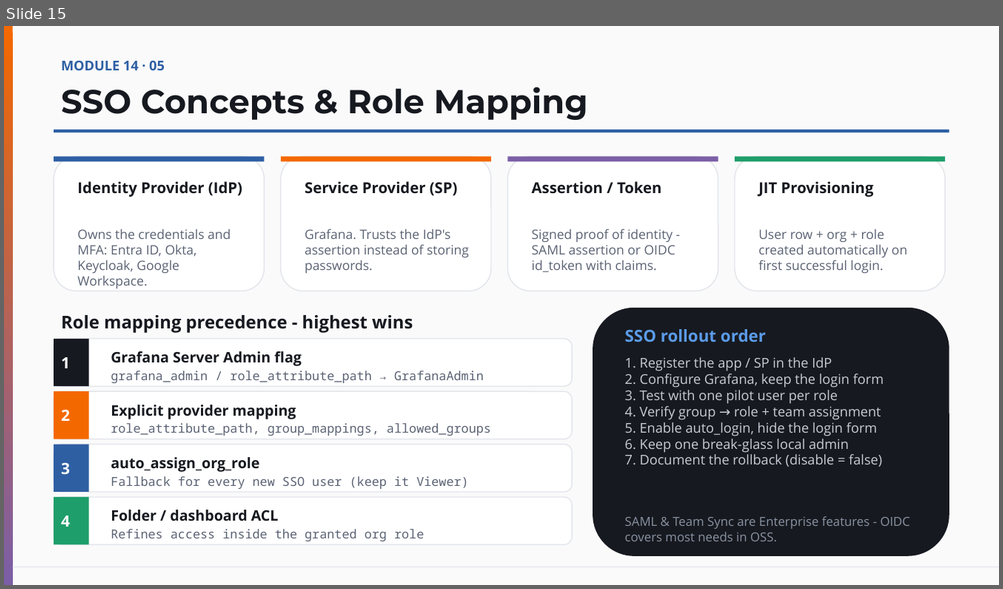
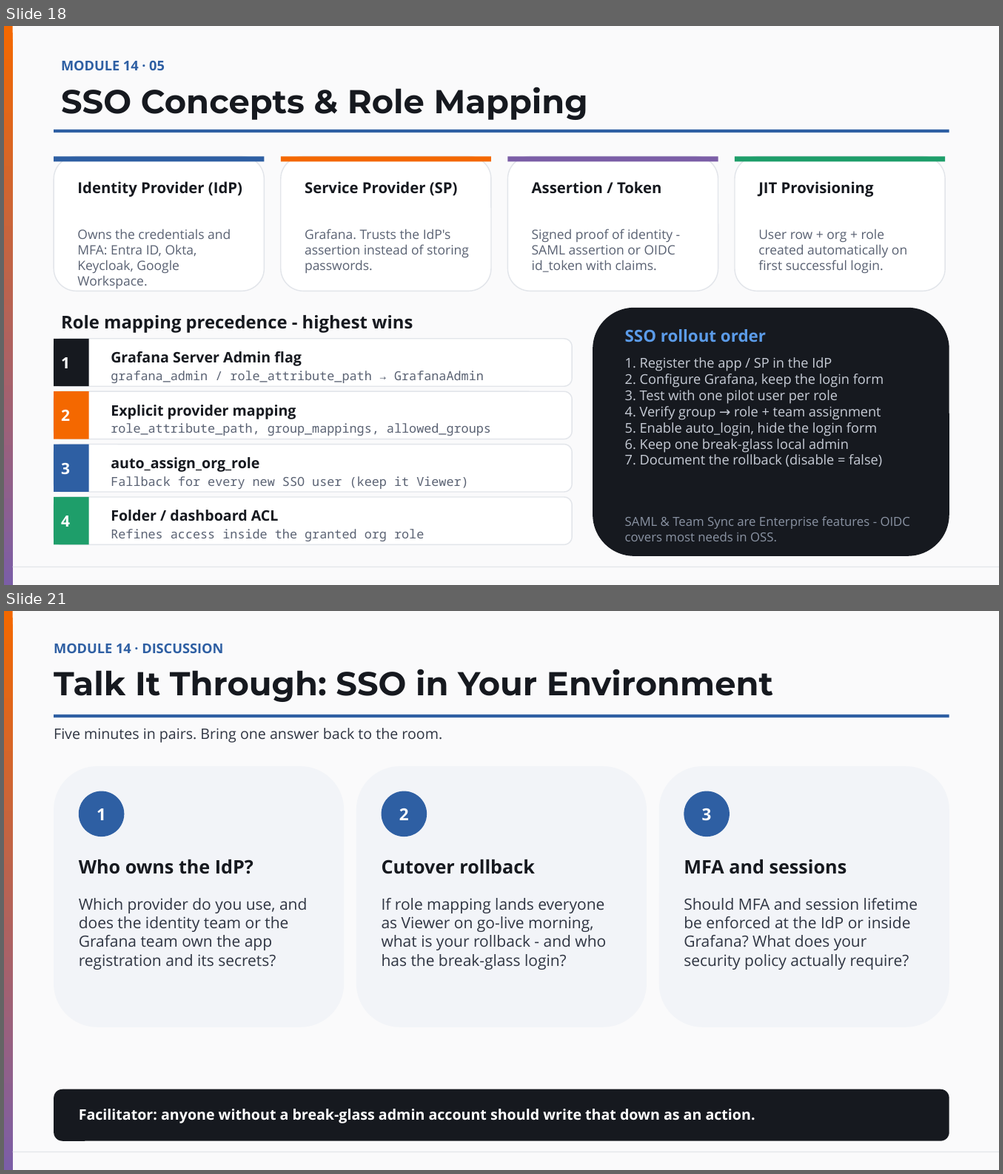
Before and after one commit to vikash-verma-profile/garfana-August-2026, a slide deck: Day-4/Day-4.pptx. Shown one above the other, each under a label of ours: slide 15 before the commit, slides 18 and 21 after it; the slides between them are not shown. The pictures are 1003x589 and 1003x1174 pixels, drawn with LibreOffice and Linux fonts; fonts in the diff are those of the drawing. Boxes give left, top, right and bottom in pixels: in the first picture for what was removed or moved away, otherwise in the second. Text is boxed around its words. In the diff, an @@ line names an element or a change of style, - is before the commit and + after.

```diff
--- a/Day-4/Day-4.pptx
+++ b/Day-4/Day-4.pptx
@@ slide 21 added at box(4, 611, 999, 1170), background #FAFAFB; not listed: 2 template elements that a slide beside it also shows @@
@@ text added at box(54, 644, 223, 653), 13 pt, text #2E5FA3, bold @@
+MODULE 14 · DISCUSSION
@@ text added at box(54, 669, 773, 702), 32 pt, text #16191F, bold @@
+Talk It Through: SSO in Your Environment
@@ rectangle added at box(54, 715, 949, 718), fill #2E5FA3 @@
@@ text added at box(54, 728, 442, 743), 14 pt, text #2F3542 @@
+Five minutes in pairs. Bring one answer back to the room.
@@ rounded rectangle added at box(54, 766, 344, 1028), fill #F2F4F8 @@
@@ rounded rectangle added at box(356, 766, 646, 1028), fill #F2F4F8 @@
@@ rounded rectangle added at box(659, 766, 949, 1028), fill #F2F4F8 @@
@@ ellipse added at box(79, 792, 124, 837), fill #2E5FA3, 16 pt, text #FFFFFF, bold @@
+1
@@ ellipse added at box(381, 792, 427, 837), fill #2E5FA3, 16 pt, text #FFFFFF, bold @@
+2
@@ ellipse added at box(684, 792, 729, 837), fill #2E5FA3, 16 pt, text #FFFFFF, bold @@
+3
@@ text added at box(79, 860, 253, 874), 18 pt, text #16191F, bold @@
+Who owns the IdP?
@@ text added at box(381, 860, 535, 874), 18 pt, text #16191F, bold @@
+Cutover rollback
@@ text added at box(683, 860, 847, 874), 18 pt, text #16191F, bold @@
+MFA and sessions
@@ text added at box(79, 898, 307, 970), 15 pt, text #2F3542 @@
+Which provider do you use, and does the identity team or the Grafana team own the app registration and its secrets?
@@ text added at box(381, 898, 606, 970), 15 pt, text #2F3542 @@
+If role mapping lands everyone as Viewer on go-live morning, what is your rollback - and who has the break-glass login?
@@ text added at box(683, 898, 917, 970), 15 pt, text #2F3542 @@
+Should MFA and session lifetime be enforced at the IdP or inside Grafana? What does your security policy actually require?
@@ rounded rectangle added at box(54, 1090, 949, 1142), fill #16191F @@
@@ text added at box(79, 1109, 755, 1124), 14 pt, text #FFFFFF, bold @@
+Facilitator: anyone without a break-glass admin account should write that down as an action.
@@ what was slide 15 is now slide 18 @@
```
Also in this commit, not shown: 11 other slides added.
